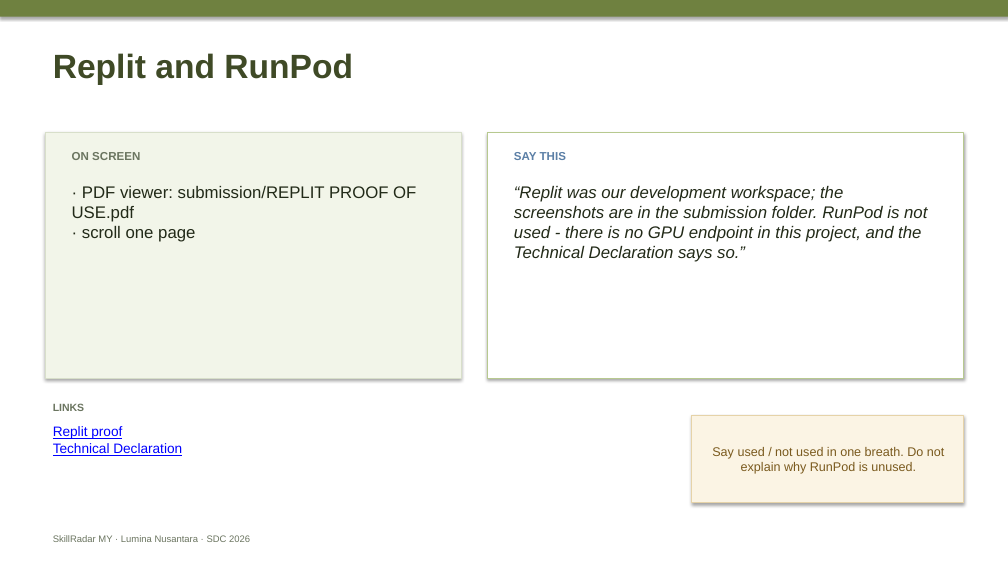
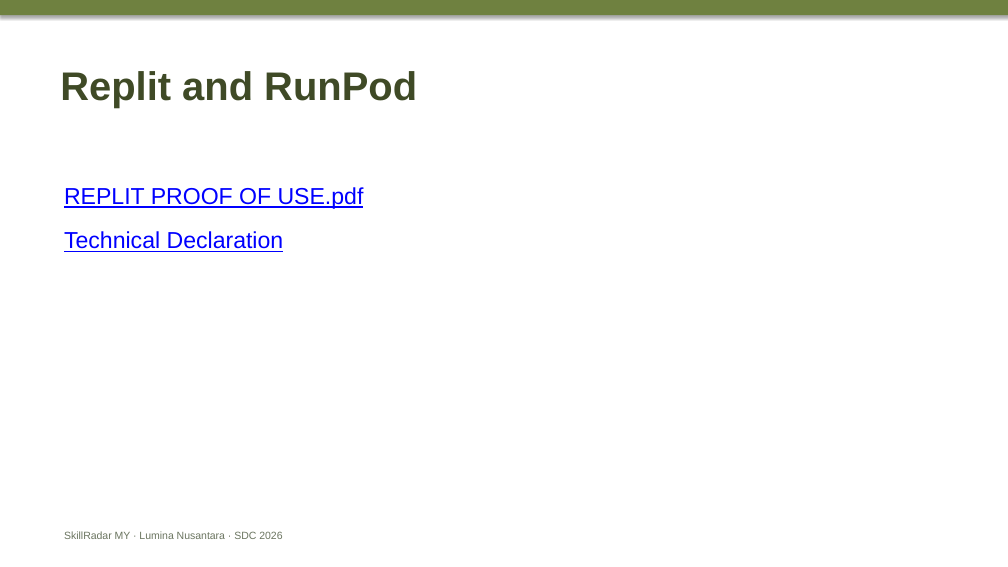
Before and after one commit to douyinlin/sdc2026-lumina-nusantara, a slide deck: slide 4 of team/CUE_DECK_4min10_to_6min.pptx. Drawn at 1008x567 pixels with LibreOffice and Linux fonts; fonts in the diff are those of the drawing. Boxes give left, top, right and bottom in pixels: in the first picture for what was removed or moved away, otherwise in the second. Text is boxed around its words. In the diff, an @@ line names an element or a change of style, - is before the commit and + after.

Commit message:
docs(team): strip the cue deck to title plus links

```diff
--- a/team/CUE_DECK_4min10_to_6min.pptx
+++ b/team/CUE_DECK_4min10_to_6min.pptx
@@ text "Replit and RunPod": place and size @@
-text "Replit and RunPod" at [53,53,353,85]
+text "Replit and RunPod" at [60,71,417,108]
@@ text "Replit and RunPod" at [60,71,417,108]: size 32 to 38 pt @@
@@ rectangle removed at [45,132,461,378] @@
@@ rectangle removed at [488,132,964,378] @@
@@ text "REPLIT PROOF OF USE.pdf": place and size @@
-text "REPLIT PROOF OF USE.pdf" at [53,426,182,456]
+text "REPLIT PROOF OF USE.pdf" at [64,187,364,252]
@@ text removed at [72,152,140,160] @@
-ON SCREEN
@@ text removed at [514,152,566,160] @@
-SAY THIS
@@ text at [64,187,364,209]: text changed; size 13 to 22 pt @@
-Replit proof
+REPLIT PROOF OF USE.pdf
@@ text removed at [72,186,416,242] @@
-· PDF viewer: submission/REPLIT PROOF OF USE.pdf
-· scroll one page
@@ text removed at [514,186,927,262] @@
-“Replit was our development workspace; the screenshots are in the submission folder. RunPod is not used - there is no GPU endpoint in this project, and the Technical Declaration says so.”
@@ text at [64,231,284,252]: size 13 to 22 pt in "Technical Declaration"; more space between paragraphs @@
@@ text removed at [53,403,84,411] @@
-LINKS
@@ rectangle removed at [692,416,964,503] @@
-Say used / not used in one breath. Do not explain why RunPod is unused.
@@ text "SkillRadar MY · Lumina Nusantara ...": place and size @@
-text "SkillRadar MY · Lumina Nusantara ..." at [53,535,250,542]
+text "SkillRadar MY · Lumina Nusantara ..." at [64,531,282,539]
@@ text "SkillRadar MY · Lumina Nusantara ..." at [64,531,282,539]: size 9 to 10 pt @@
```
Also in this commit, not shown: 6 other slides changed, 2 other files.
